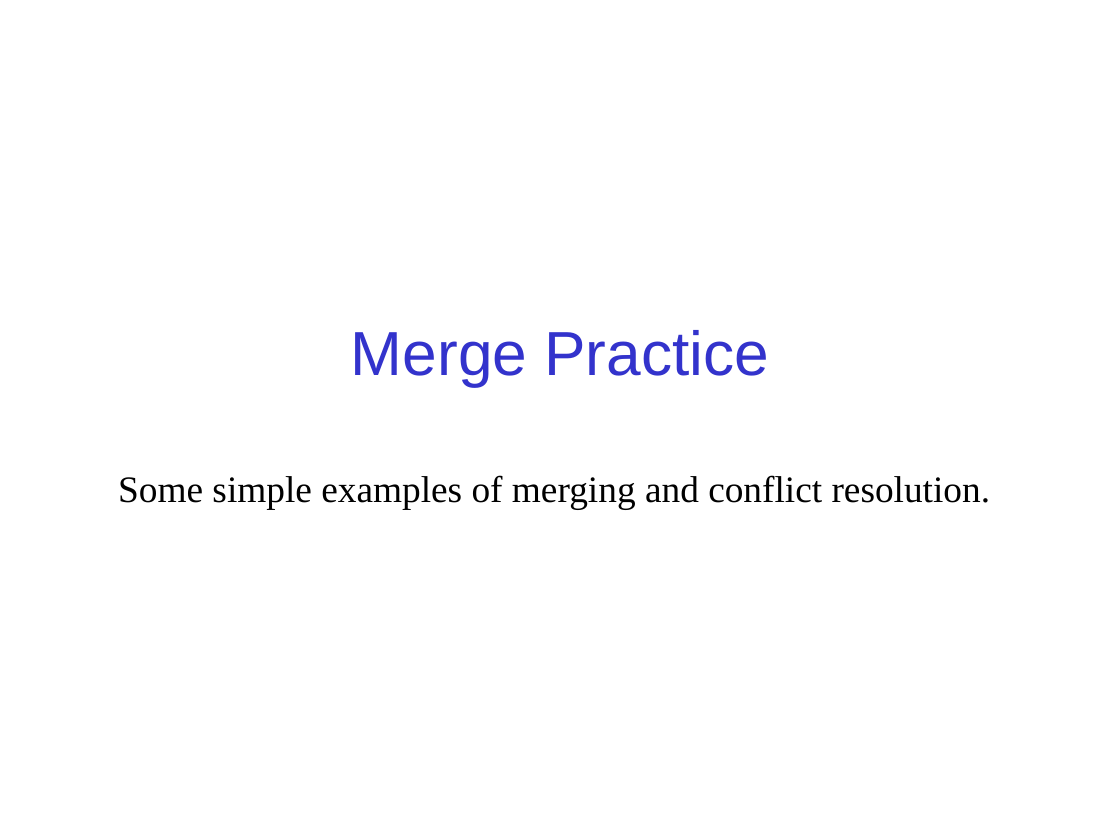
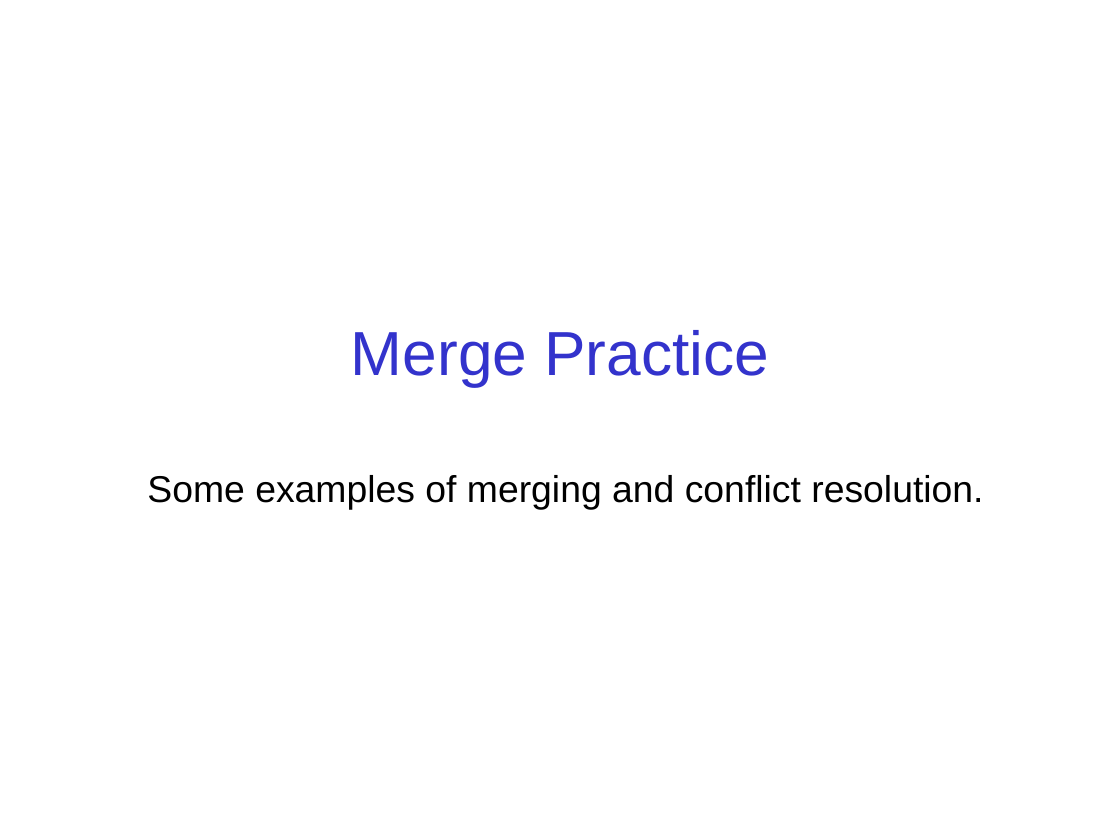
Before and after one commit to cpske/ISP, a slide deck: slide 1 of git/Merge-Practice.ppt. Drawn at 1120x840 pixels with LibreOffice and Linux fonts; fonts in the diff are those of the drawing. Boxes give left, top, right and bottom in pixels: in the first picture for what was removed or moved away, otherwise in the second. Text is boxed around its words. In the diff, an @@ line names an element or a change of style, - is before the commit and + after.

Commit message:
update slides on merge & pull requests, fix bad link

```diff
--- a/git/Merge-Practice.ppt
+++ b/git/Merge-Practice.ppt
@@ text at (147,475,983,509): text changed; font Times New Roman to Arial @@
-Some simple examples of merging and conflict resolution.
+Some examples of merging and conflict resolution.
```
Also in this commit, not shown: 2 other slides changed, 5 slides added, 5 other files.
